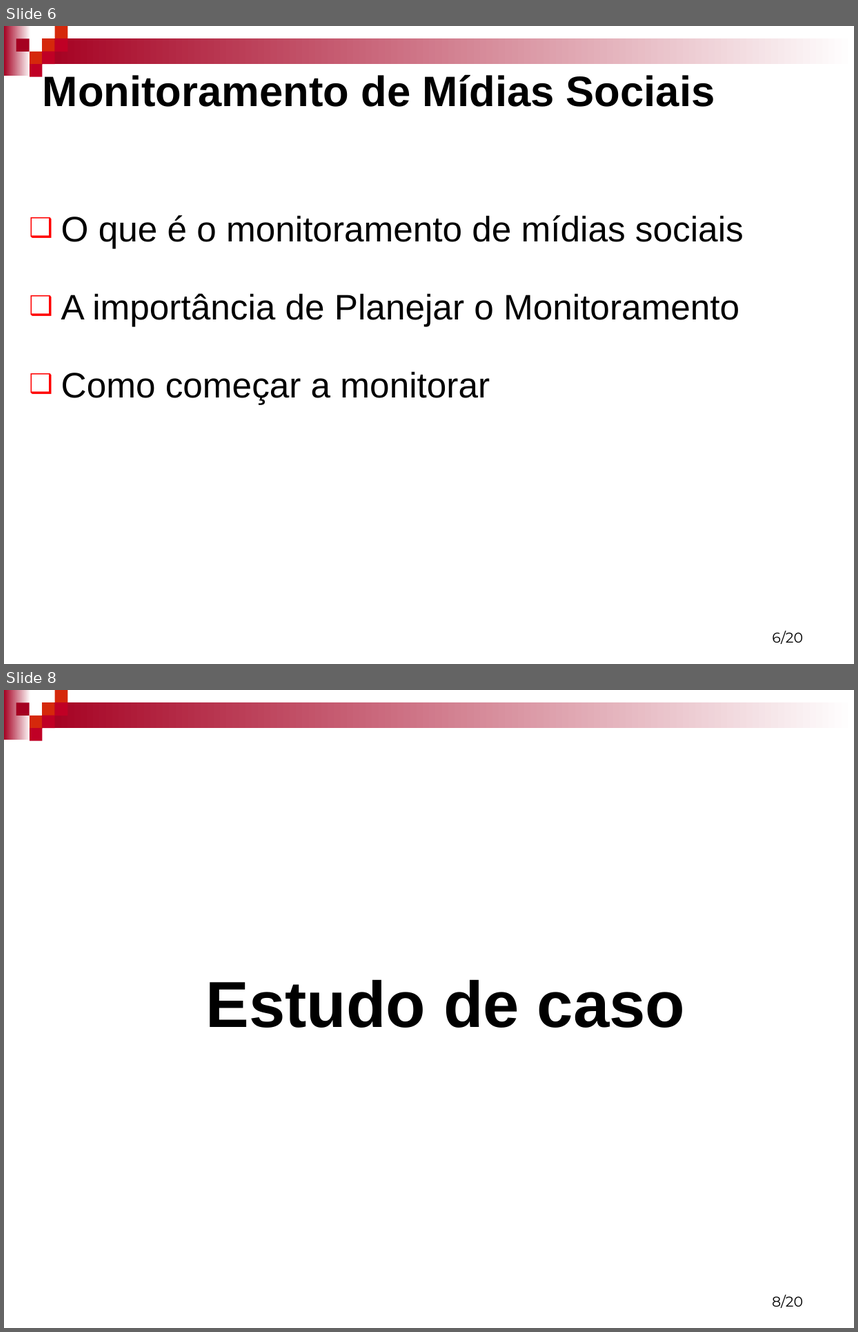
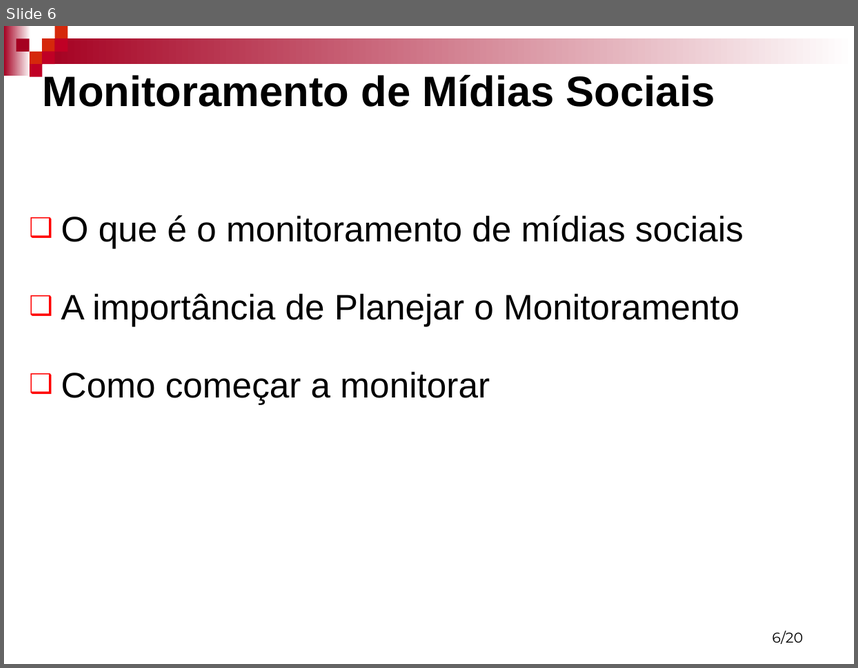
Before and after one commit to mfernado/my-project-socialmonitor, a slide deck: Artigo/Monitoramento de mídias Sociais - Marcos e Robson.ppt. Shown one above the other, each under a label of ours: slides 6 and 8 before the commit, slide 6 after it; the slides between them are not shown. The pictures are 858x1332 and 858x668 pixels, drawn with LibreOffice and Linux fonts; fonts in the diff are those of the drawing; background and template pictures are left out. Boxes give left, top, right and bottom in pixels: in the first picture for what was removed or moved away, otherwise in the second. Text is boxed around its words. In the diff, an @@ line names an element or a change of style, - is before the commit and + after.

```diff
--- a/Artigo/Monitoramento de mídias Sociais - Marcos e Robson.ppt
+++ b/Artigo/Monitoramento de mídias Sociais - Marcos e Robson.ppt
@@ slide 8 removed at (4, 690, 854, 1328), background #FFFFFF; not listed: 9 template elements that a slide beside it also shows @@
@@ title removed at (206, 979, 685, 1027) @@
-Estudo de caso
@@ page number removed at (772, 1294, 803, 1308) @@
-8/20
```
Also in this commit, not shown: 1 slide changed, 1 slide added.
